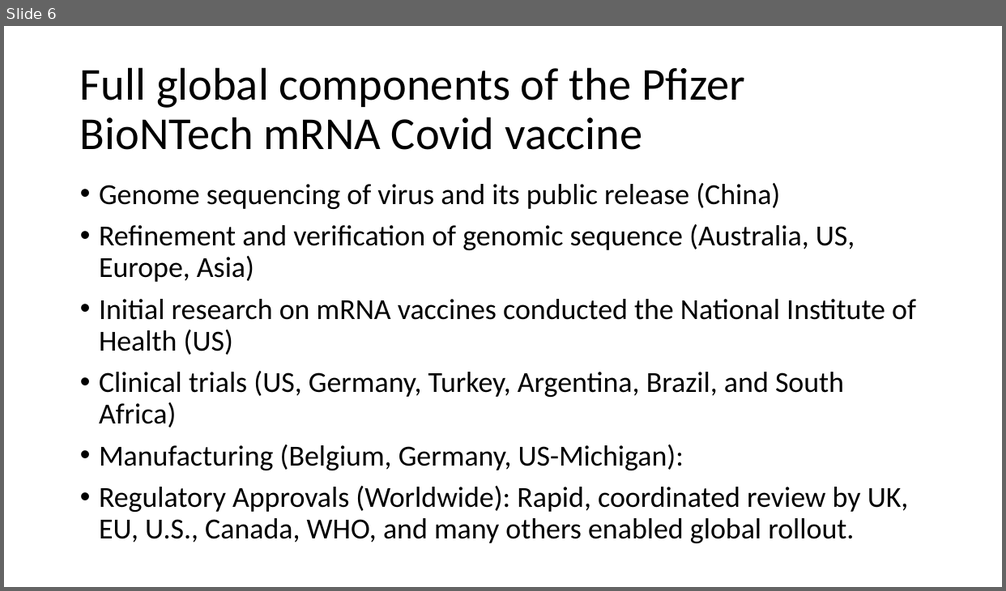
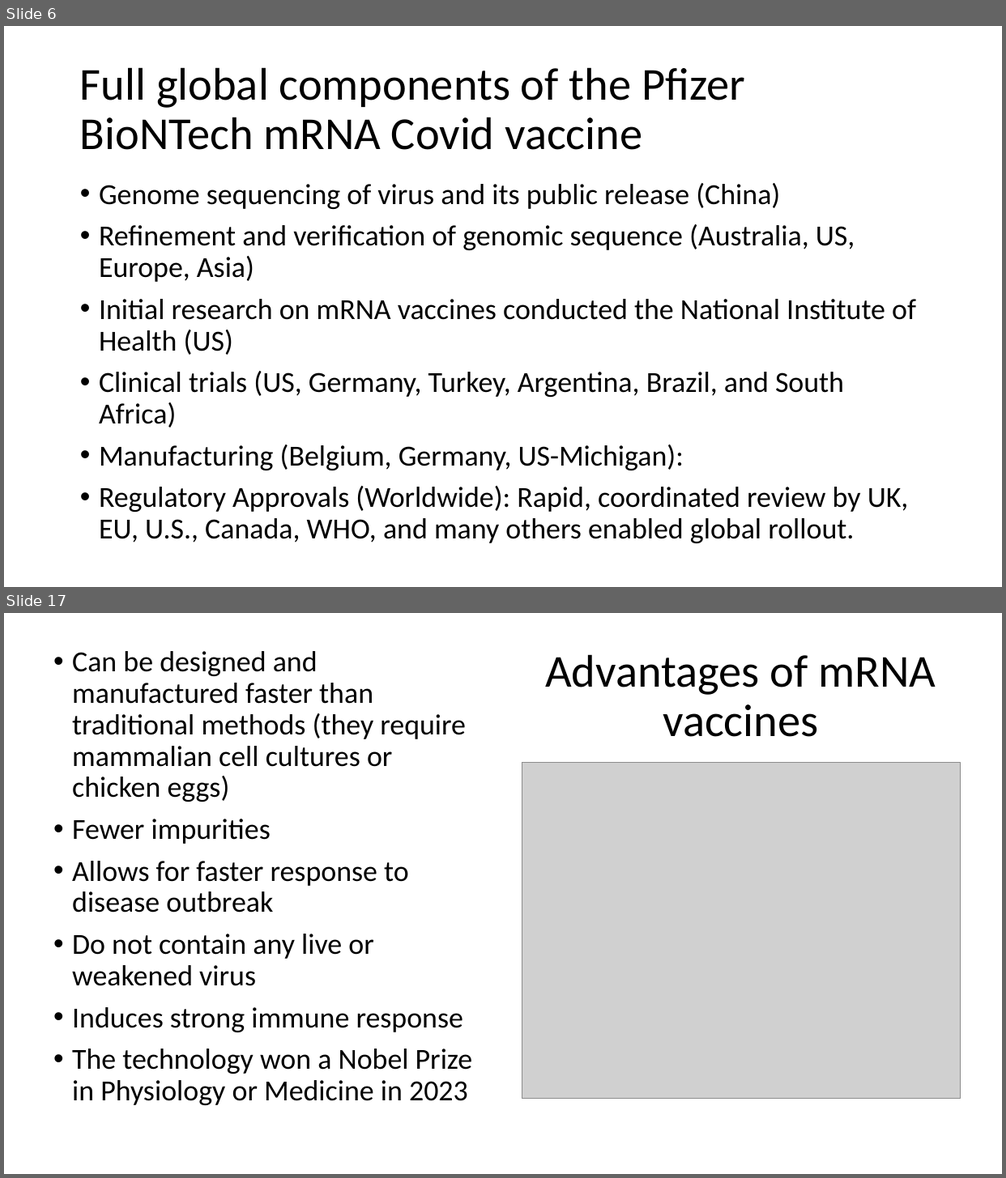
Before and after one commit to tstallins/tstallins.github.io, a slide deck: courses/261/vaccines.pptx. Shown one above the other, each under a label of ours: slide 6 before the commit, slides 6 and 17 after it; the slides between them are not shown. The pictures are 1006x591 and 1006x1178 pixels, drawn with LibreOffice and Linux fonts; fonts in the diff are those of the drawing; grey boxes stand for pictures. Boxes give left, top, right and bottom in pixels: in the first picture for what was removed or moved away, otherwise in the second. Text is boxed around its words. In the diff, an @@ line names an element or a change of style, - is before the commit and + after.

```diff
--- a/courses/261/vaccines.pptx
+++ b/courses/261/vaccines.pptx
@@ slide 17 added at (4, 613, 1002, 1174), background #FFFFFF @@
@@ text added at (72, 651, 473, 1105), 28 pt, text #000000 @@
+• Can be designed and manufactured faster than traditional methods (they require mammalian cell cultures or chicken eggs)
+• Fewer impurities
+• Allows for faster response to disease outbreak
+• Do not contain any live or weakened virus
+• Induces strong immune response
+• The technology won a Nobel Prize in Physiology or Medicine in 2023
@@ title added at (545, 654, 936, 737), 44 pt, text #000000 @@
+Advantages of mRNA vaccines
@@ picture added at (522, 763, 961, 1099) @@
```
Also in this commit, not shown: 11 other slides added.
